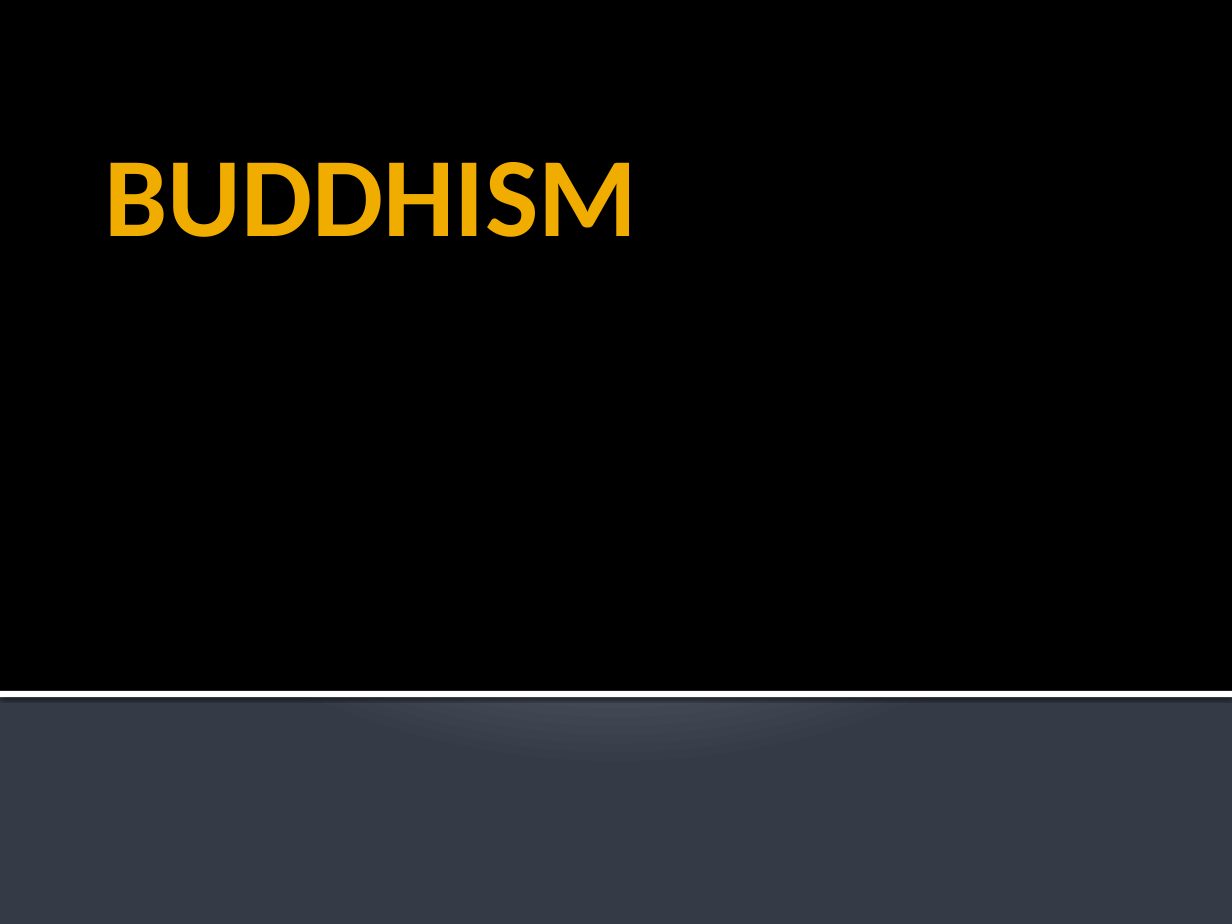
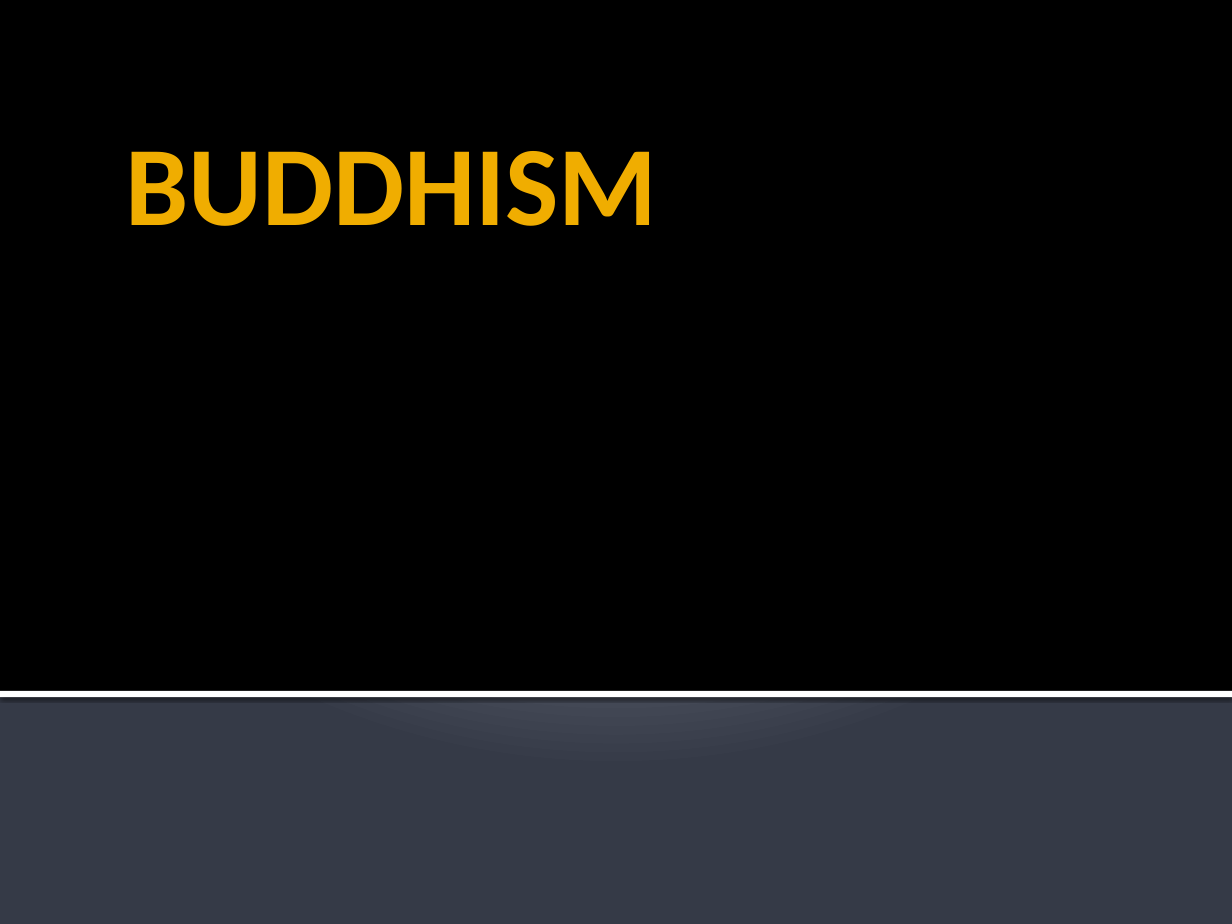
Before and after one commit to Karmap98/rongkup07, a slide deck: slide 1 of BUDDHISM.pptx. Drawn at 1232x924 pixels with LibreOffice and Linux fonts; fonts in the diff are those of the drawing. Boxes give left, top, right and bottom in pixels: in the first picture for what was removed or moved away, otherwise in the second. Text is boxed around its words. In the diff, an @@ line names an element or a change of style, - is before the commit and + after.

```diff
--- a/BUDDHISM.pptx
+++ b/BUDDHISM.pptx
@@ title "BUDDHISM": place and size @@
-title "BUDDHISM" at (105,162,637,237)
+title "BUDDHISM" at (125,151,657,226)
```
Also in this commit, not shown: 3 other slides changed.
